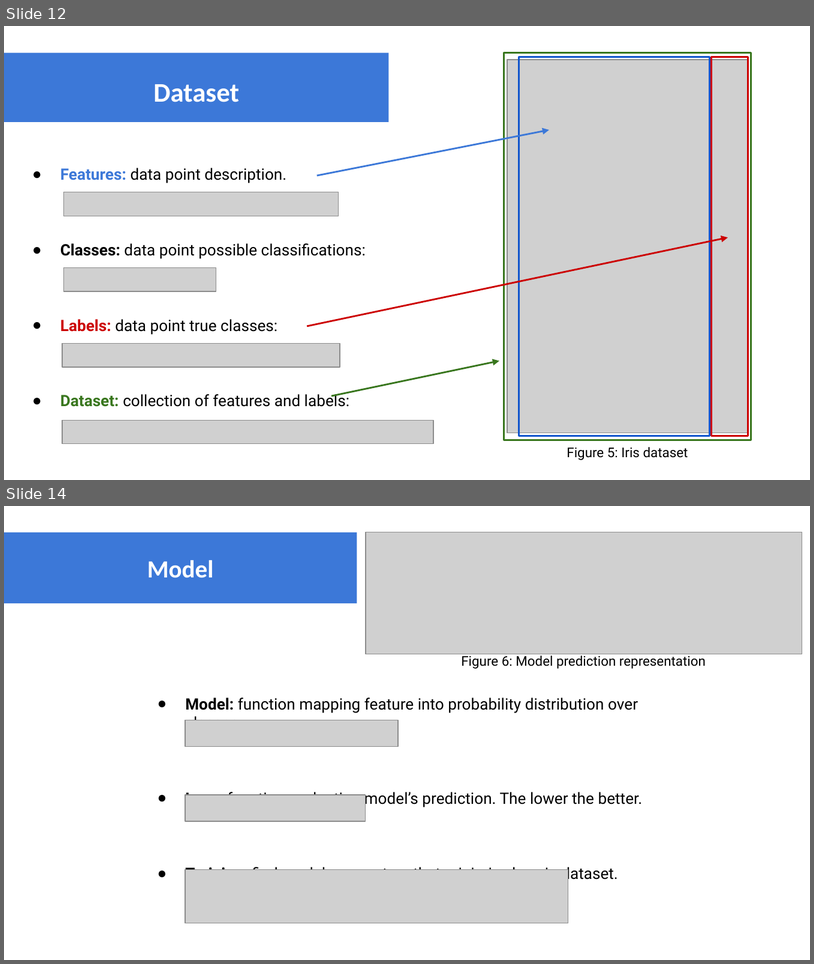
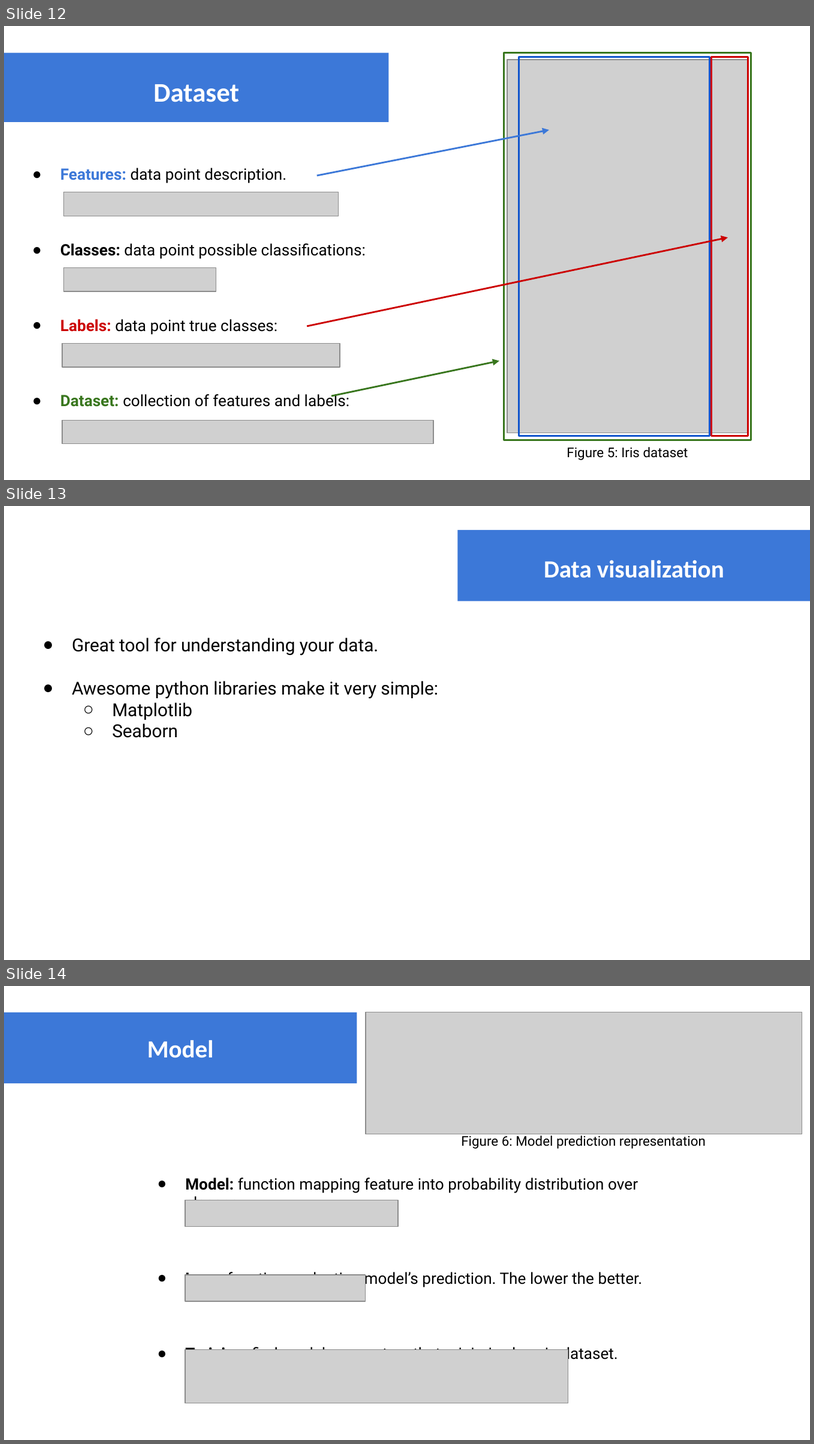
Before and after one commit to GilbertoCunha/IEEE-ML-Workshop, a slide deck: ML-intro.pptx. Shown one above the other, each under a label of ours: slides 12 and 14 before the commit, slides 12, 13 and 14 after it; the slides between them are not shown. The pictures are 814x964 and 814x1444 pixels, drawn with LibreOffice and Linux fonts; fonts in the diff are those of the drawing; grey boxes stand for pictures. Boxes give left, top, right and bottom in pixels: in the first picture for what was removed or moved away, otherwise in the second. Text is boxed around its words. In the diff, an @@ line names an element or a change of style, - is before the commit and + after.

```diff
--- a/ML-intro.pptx
+++ b/ML-intro.pptx
@@ slide 13 added at (x1=4, y1=506, x2=810, y2=960), background #FFFFFF @@
@@ rectangle added at (x1=458, y1=530, x2=810, y2=601), fill #3C78D8 @@
@@ title added at (x1=544, y1=560, x2=725, y2=578), 22 pt, text #FFFFFF, bold @@
+Data visualization
@@ text added at (x1=72, y1=637, x2=438, y2=738), 16 pt, text #000000 @@
+● Great tool for understanding your data.
+● Awesome python libraries make it very simple:
+  ○ Matplotlib
+  ○ Seaborn
```
Also in this commit, not shown: 1 slide removed, 1 other file.
